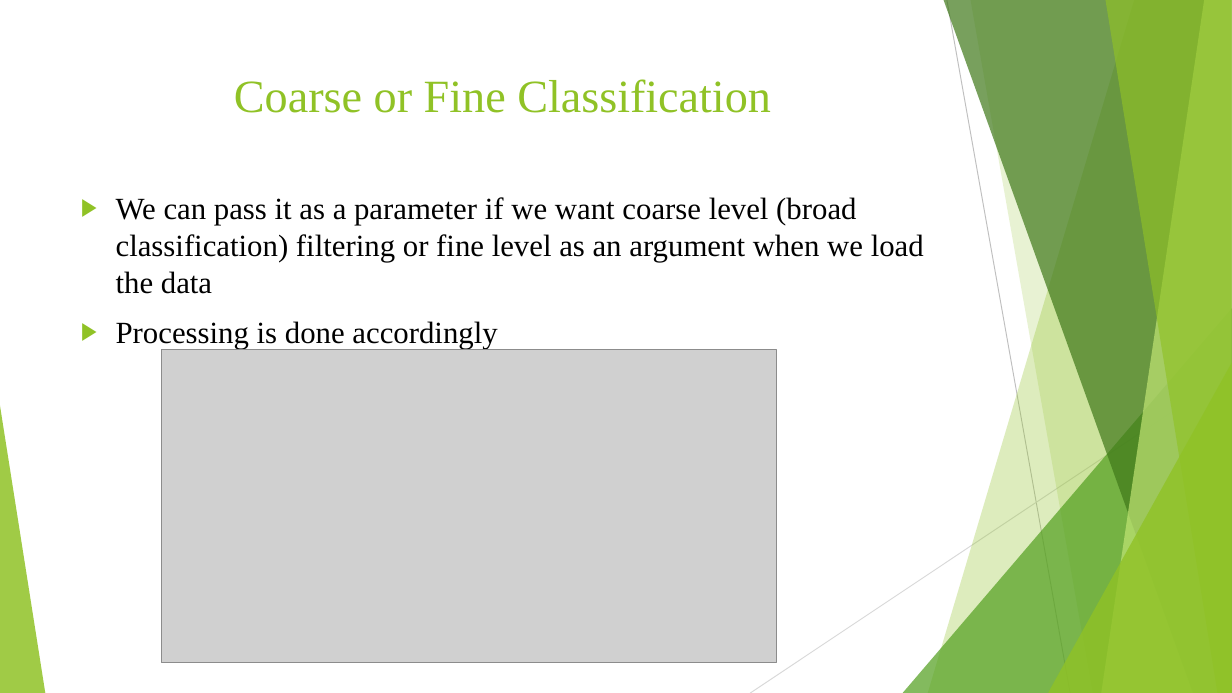
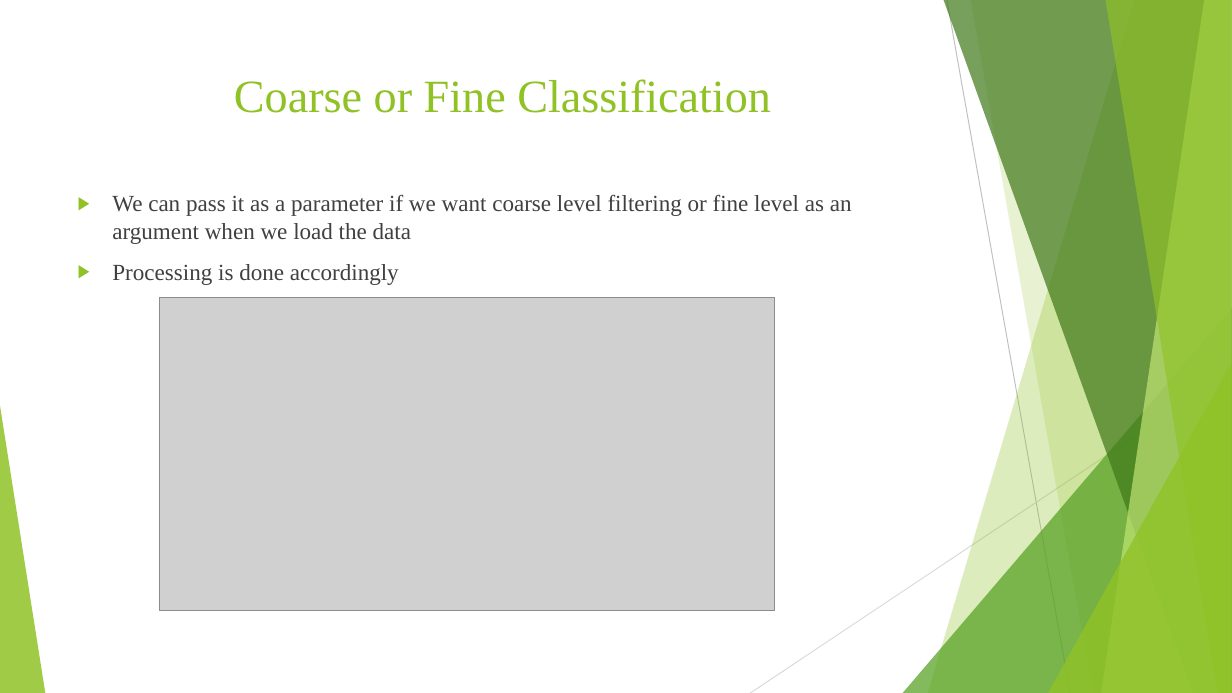
Before and after one commit to aishwaryasoni1991/Question_Type_Classification, a slide deck: slide 21 of Project Deck.pptx (slide 28 before the commit). Drawn at 1232x693 pixels with LibreOffice and Linux fonts; fonts in the diff are those of the drawing; grey boxes stand for pictures. Boxes give left, top, right and bottom in pixels: in the first picture for what was removed or moved away, otherwise in the second. Text is boxed around its words. In the diff, an @@ line names an element or a change of style, - is before the commit and + after.

```diff
--- a/Project Deck.pptx
+++ b/Project Deck.pptx
@@ text at [112, 194, 852, 244]: text changed; size 24 to 18 pt; text colour #000000 to #404040 @@
-▶ We can pass it as a parameter if we want coarse level (broad classification) filtering or fine level as an argument when we load the data
+▶ We can pass it as a parameter if we want coarse level filtering or fine level as an argument when we load the data
@@ text at [112, 264, 399, 285]: size 24 to 18 pt, text colour #000000 to #404040 in "Processing is done accordingly" @@
@@ picture: place and size @@
-picture at [161, 350, 776, 664]
+picture at [160, 298, 775, 611]
```
Also in this commit, not shown: 30 other slides changed, 9 slides added, 12 slides removed, 9 other files.
